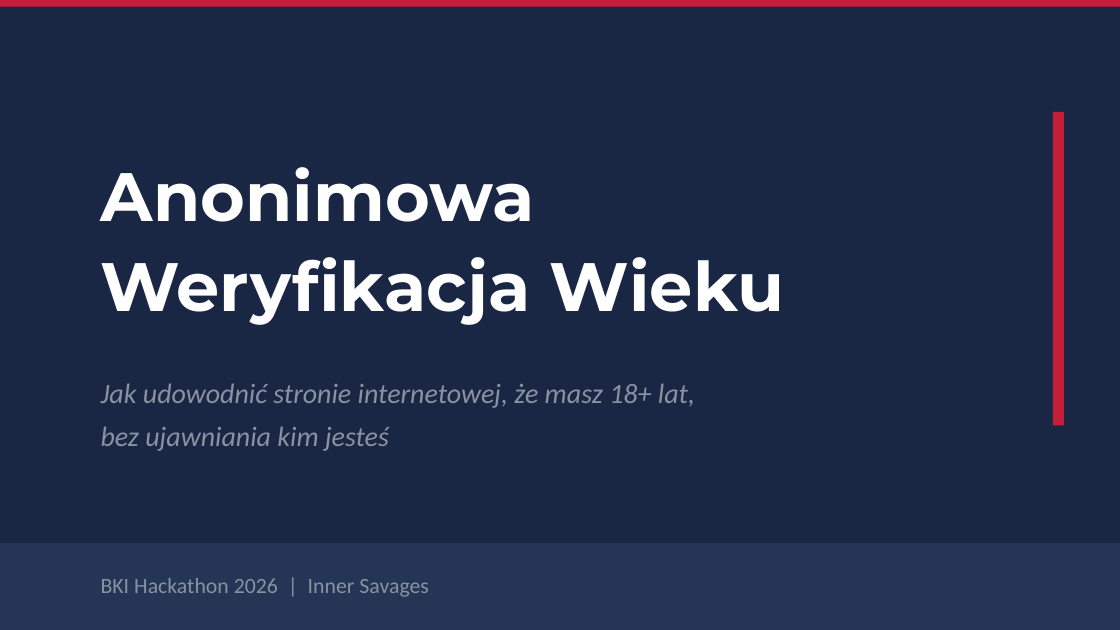
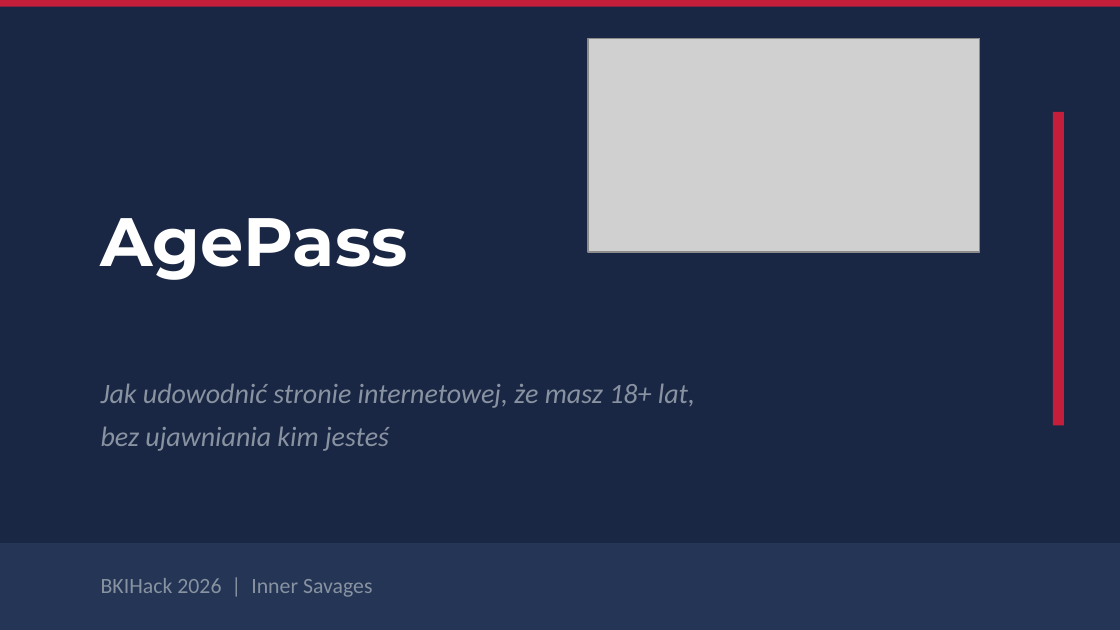
Before and after one commit to Inner-Savages/BKIHack2026, a slide deck: slide 1 of prezentacja.pptx. Drawn at 1120x630 pixels with LibreOffice and Linux fonts; fonts in the diff are those of the drawing; grey boxes stand for pictures. Boxes give left, top, right and bottom in pixels: in the first picture for what was removed or moved away, otherwise in the second. Text is boxed around its words. In the diff, an @@ line names an element or a change of style, - is before the commit and + after.

```diff
--- a/prezentacja.pptx
+++ b/prezentacja.pptx
@@ picture added at [588,38,980,252] @@
@@ text at [101,218,408,280]: text changed @@
-Anonimowa
-Weryfikacja Wieku
+AgePass
@@ text at [101,578,373,597]: text changed @@
-BKI Hackathon 2026 | Inner Savages
+BKIHack 2026 | Inner Savages
```
Also in this commit, not shown: 7 other slides changed.
